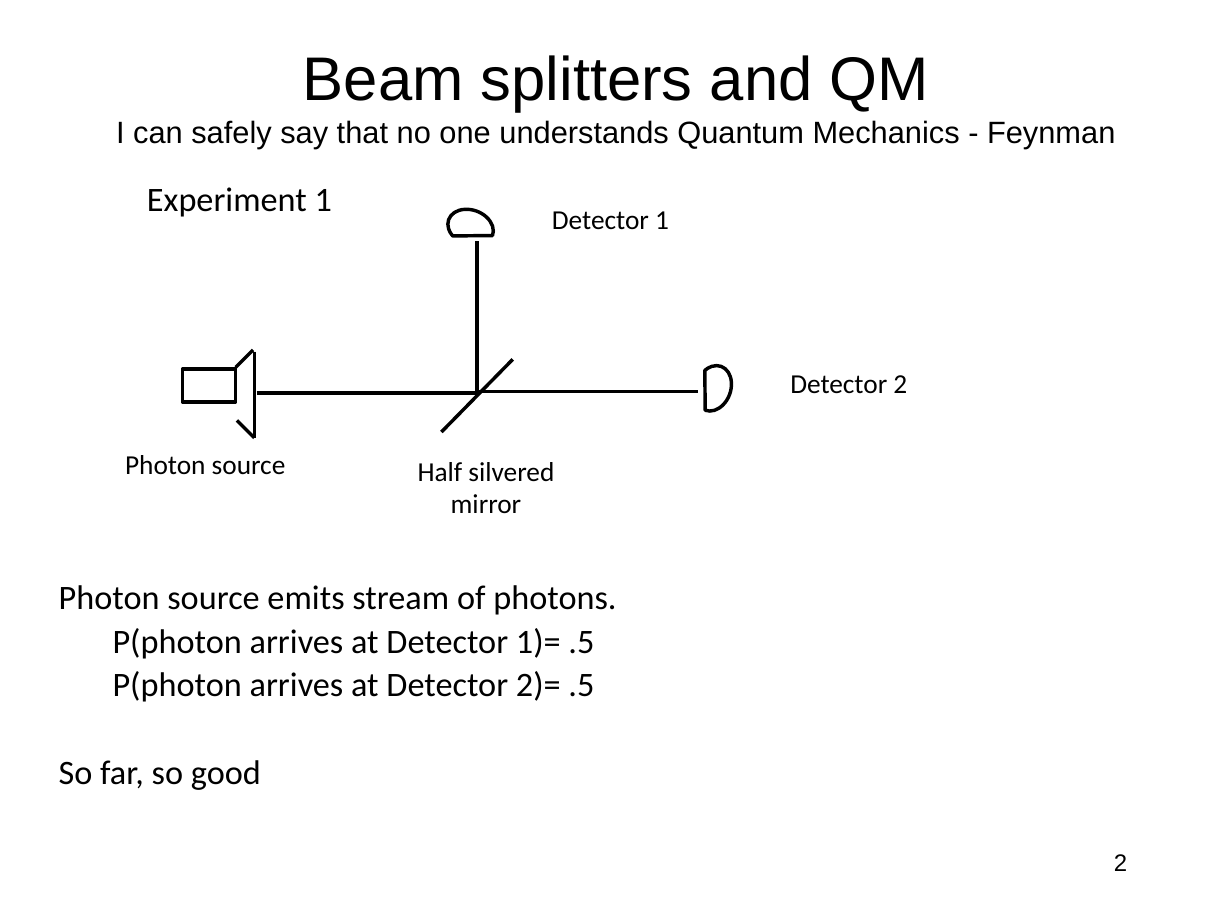
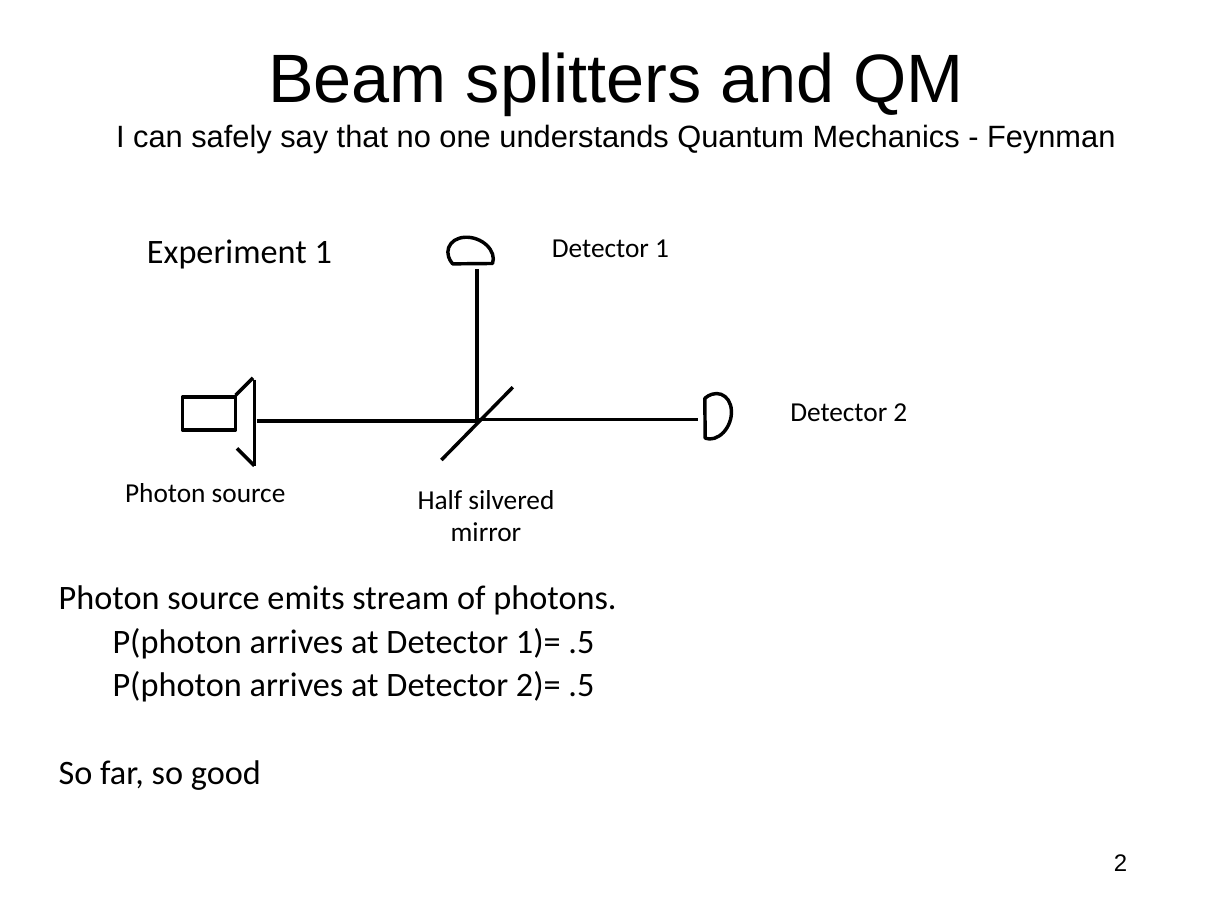
Before and after one commit to jlmucb/class_notes, a slide deck: slide 2 of BerkeleyClass/CS290Spring2013/Lectures/QC.pptx. Drawn at 1232x924 pixels with LibreOffice and Linux fonts; fonts in the diff are those of the drawing. Boxes give left, top, right and bottom in pixels: in the first picture for what was removed or moved away, otherwise in the second. Text is boxed around its words. In the diff, an @@ line names an element or a change of style, - is before the commit and + after.

```diff
--- a/BerkeleyClass/CS290Spring2013/Lectures/QC.pptx
+++ b/BerkeleyClass/CS290Spring2013/Lectures/QC.pptx
@@ title "Beam splitters and QM I ..." at box(116, 52, 1115, 152): size 36 to 40 pt in "Beam splitters and QM" @@
@@ text "Experiment 1": place and size @@
-text "Experiment 1" at box(147, 187, 332, 217)
+text "Experiment 1" at box(147, 239, 332, 269)
@@ 1 text, 1 line, 1 rectangle, 1 chord (boxed as its full ellipse): place and size @@
-1 text, 1 line, 1 rectangle, 1 chord (boxed as its full ellipse) at box(182, 204, 907, 432)
+1 text, 1 line, 1 rectangle, 1 chord (boxed as its full ellipse) at box(182, 231, 907, 460)
@@ 6 lines, 3 texts, 1 chord (boxed as its full ellipse): place and size @@
-6 lines, 3 texts, 1 chord (boxed as its full ellipse) at box(125, 211, 738, 514)
+6 lines, 3 texts, 1 chord (boxed as its full ellipse) at box(125, 239, 738, 542)
```
Also in this commit, not shown: 34 other slides changed, 1 slide added.
